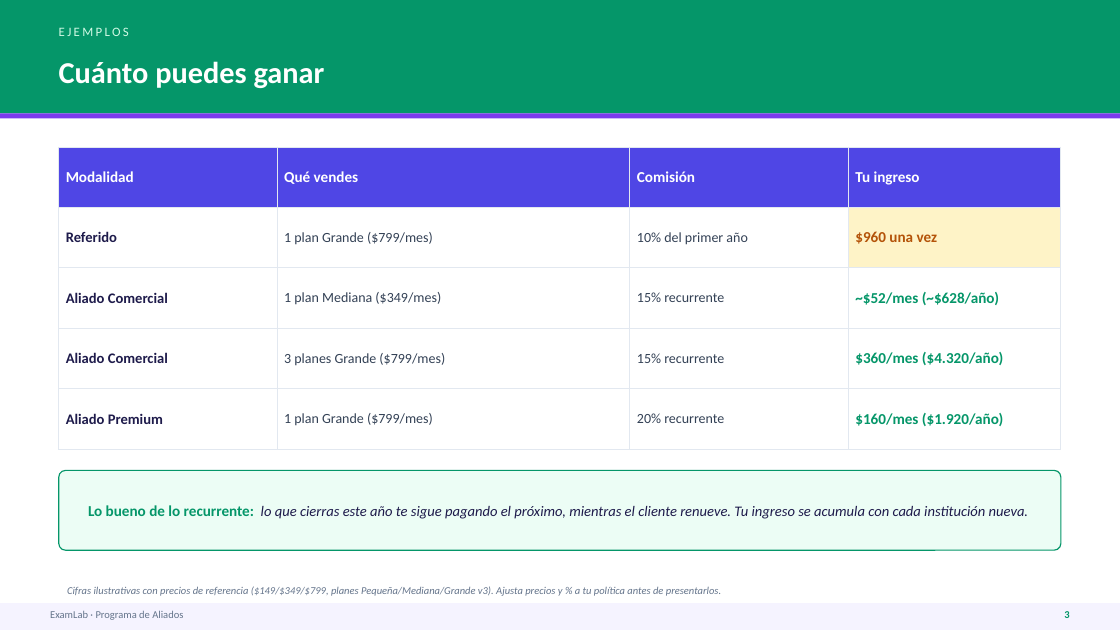
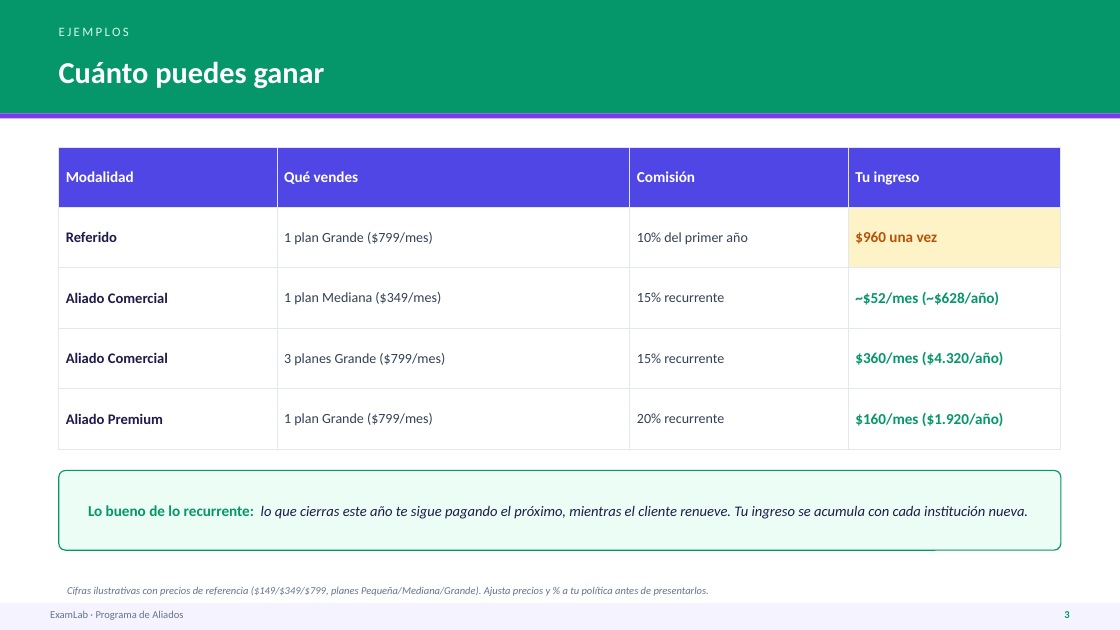
Before and after one commit to AndresDFX/examlab, a slide deck: slide 4 of docs/demos/presentacion/ExamLab-Presentacion-Aliados.pptx. Drawn at 1120x630 pixels with LibreOffice and Linux fonts; fonts in the diff are those of the drawing. Boxes give left, top, right and bottom in pixels: in the first picture for what was removed or moved away, otherwise in the second. Text is boxed around its words. In the diff, an @@ line names an element or a change of style, - is before the commit and + after.

```diff
--- a/docs/demos/presentacion/ExamLab-Presentacion-Aliados.pptx
+++ b/docs/demos/presentacion/ExamLab-Presentacion-Aliados.pptx
@@ text at <box>67,586,709,596</box>: text changed @@
-Cifras ilustrativas con precios de referencia ($149/$349/$799, planes Pequeña/Mediana/Grande v3). Ajusta precios y % a tu política antes de presentarlos.
+Cifras ilustrativas con precios de referencia ($149/$349/$799, planes Pequeña/Mediana/Grande). Ajusta precios y % a tu política antes de presentarlos.
```
Also in this commit, not shown: 8 other files.
